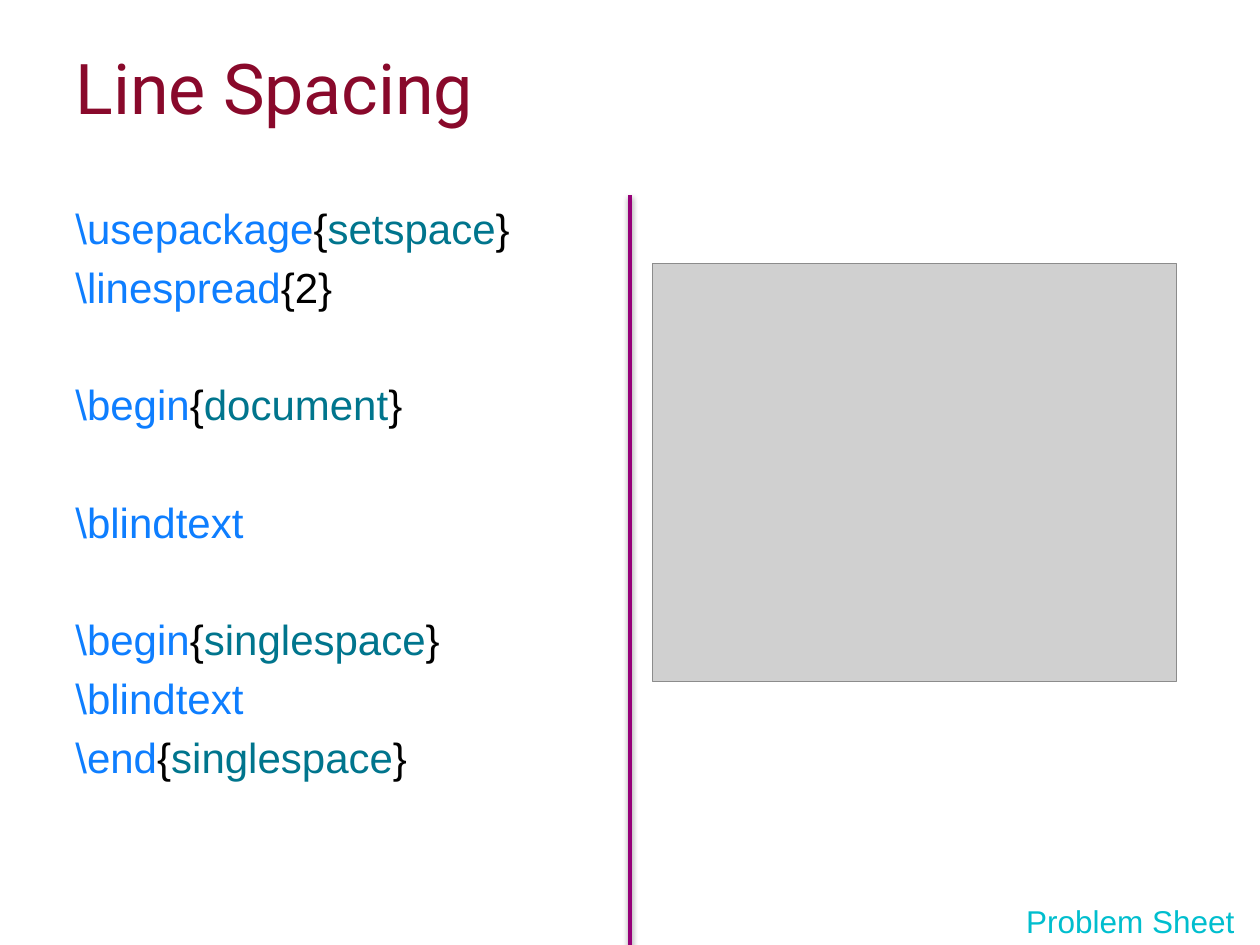
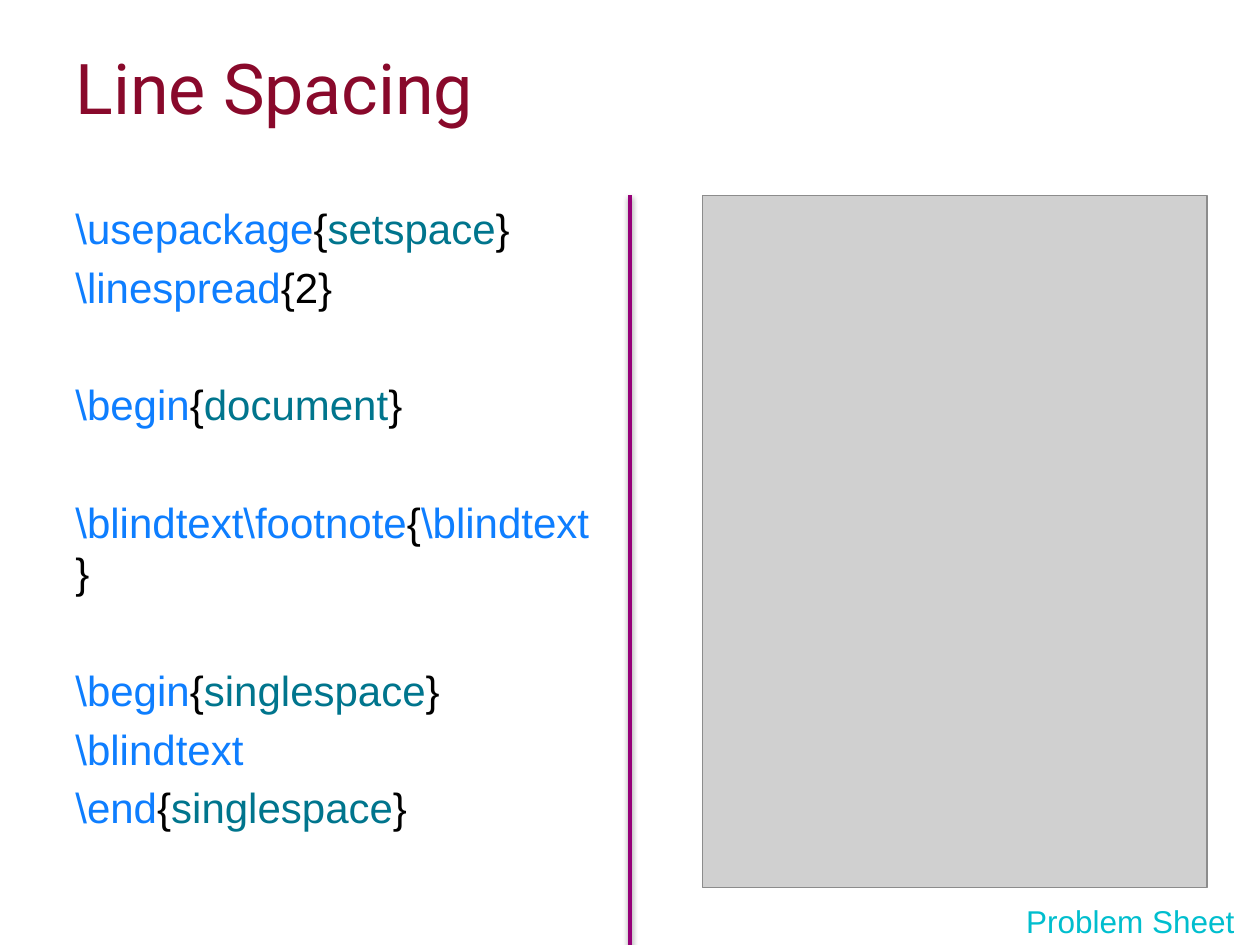
Before and after one commit to ImperialCollegeLondon/RCDS-writing-theses-in-latex, a slide deck: slide 11 of Writing Theses in Latex Slides.pptx. Drawn at 1260x945 pixels with LibreOffice and Linux fonts; fonts in the diff are those of the drawing; grey boxes stand for pictures; background and template pictures are left out. Boxes give left, top, right and bottom in pixels: in the first picture for what was removed or moved away, otherwise in the second. Text is boxed around its words. In the diff, an @@ line names an element or a change of style, - is before the commit and + after.

```diff
--- a/Writing Theses in Latex Slides.pptx
+++ b/Writing Theses in Latex Slides.pptx
@@ picture: place and size @@
-picture at [653, 263, 1177, 680]
+picture at [703, 195, 1207, 888]
@@ text at [75, 507, 589, 546]: text changed @@
-\blindtext
+\blindtext\footnote{\blindtext}
```
Also in this commit, not shown: 13 other slides changed.
